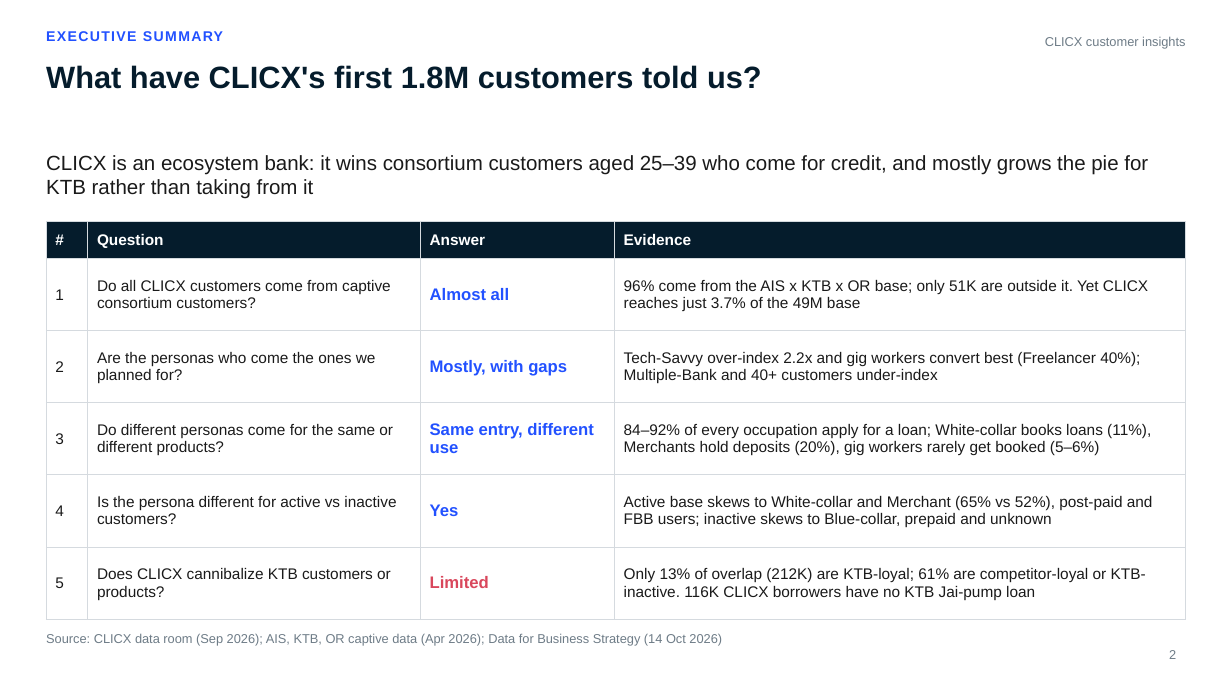
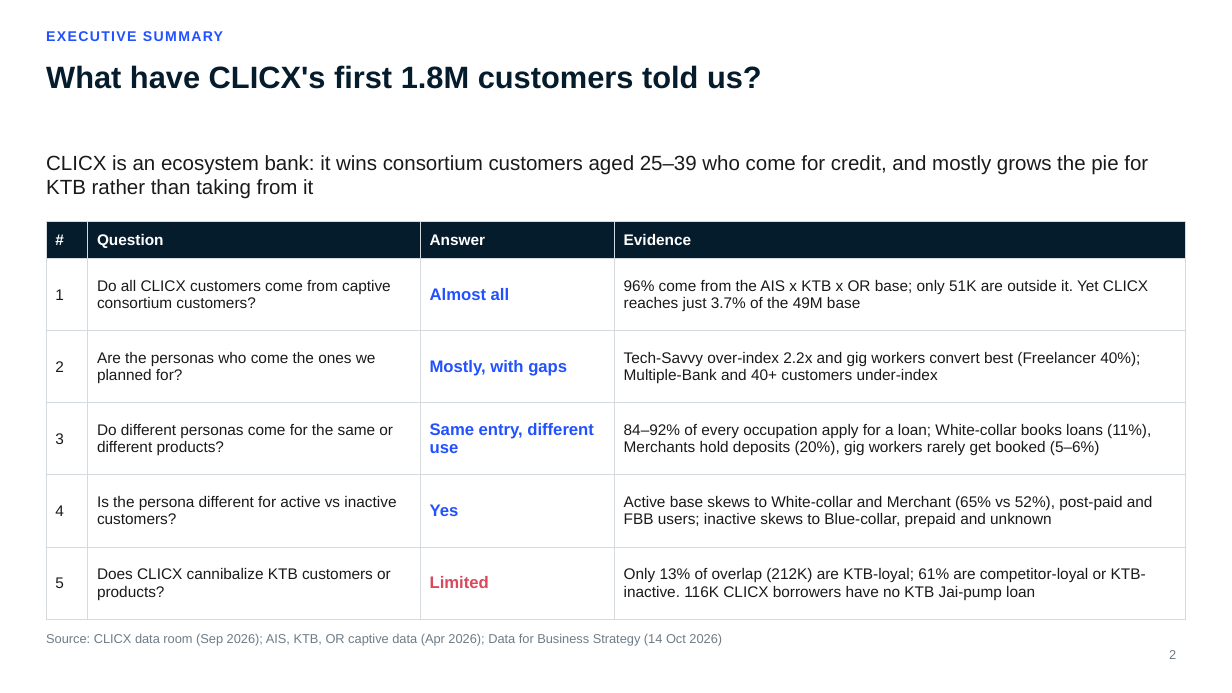
Before and after one commit to hweisim/claude_code, a slide deck: slide 2 of clicx_insights/CLICX_Customer_Insights.pptx. Drawn at 1232x693 pixels with LibreOffice and Linux fonts; fonts in the diff are those of the drawing; background and template pictures are left out. Boxes give left, top, right and bottom in pixels: in the first picture for what was removed or moved away, otherwise in the second. Text is boxed around its words. In the diff, an @@ line names an element or a change of style, - is before the commit and + after.

```diff
--- a/clicx_insights/CLICX_Customer_Insights.pptx
+++ b/clicx_insights/CLICX_Customer_Insights.pptx
@@ text removed at <box>1045,36,1185,49</box> @@
-CLICX customer insights
```
Also in this commit, not shown: 10 other slides changed, 4 other files.
